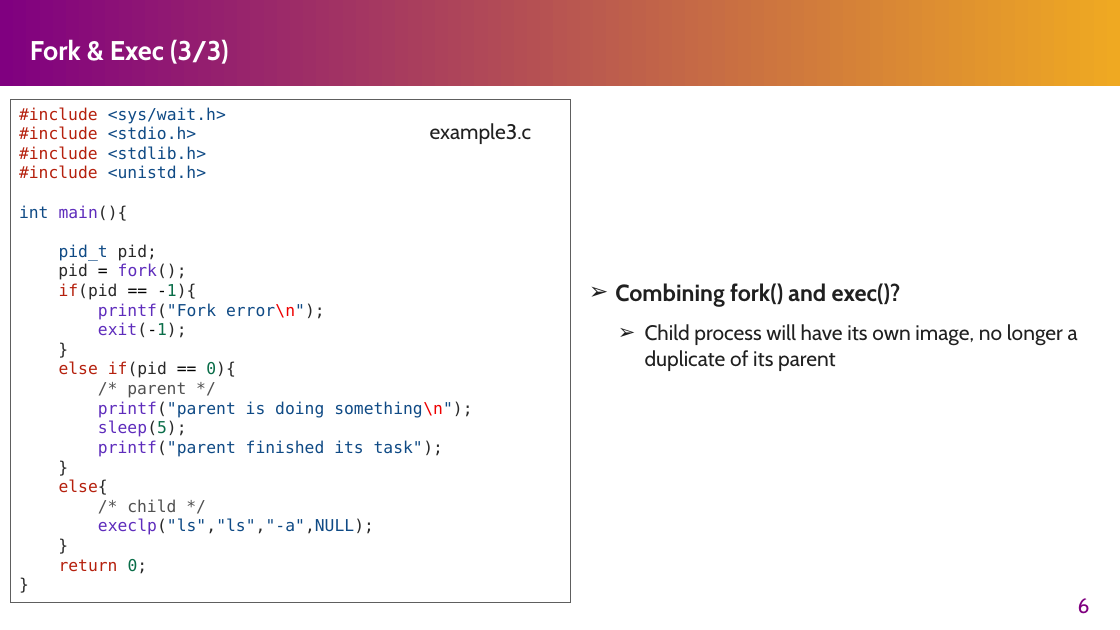
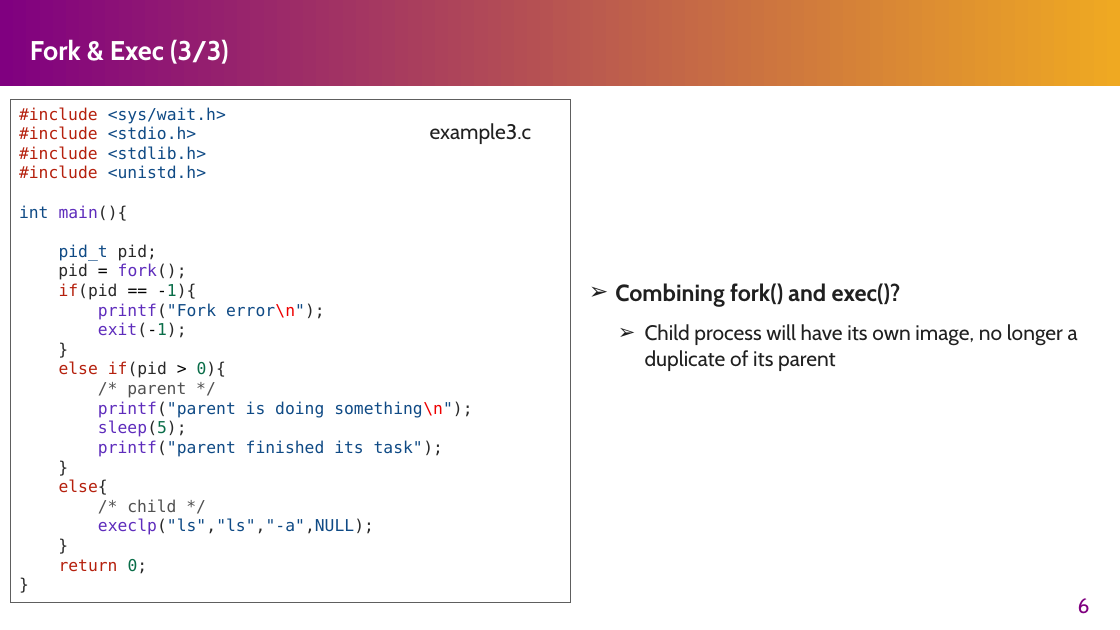
Before and after one commit to henryhxu/CSCI3150, a slide deck: slide 6 of tutorial/T03/tut03.pptx. Drawn at 1120x630 pixels with LibreOffice and Linux fonts; fonts in the diff are those of the drawing. Boxes give left, top, right and bottom in pixels: in the first picture for what was removed or moved away, otherwise in the second. Text is boxed around its words. In the diff, an @@ line names an element or a change of style, - is before the commit and + after.

Commit message:
update

```diff
--- a/tutorial/T03/tut03.pptx
+++ b/tutorial/T03/tut03.pptx
@@ text in rectangle at bbox=[59, 361, 227, 378]: text changed @@
-else if(pid == 0){
+else if(pid > 0){
```
